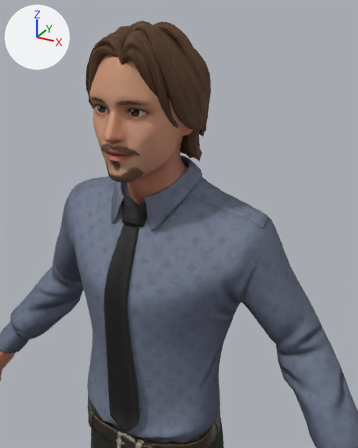
Two versions of the glTF model public/models/raymond.glb, one commit apart.
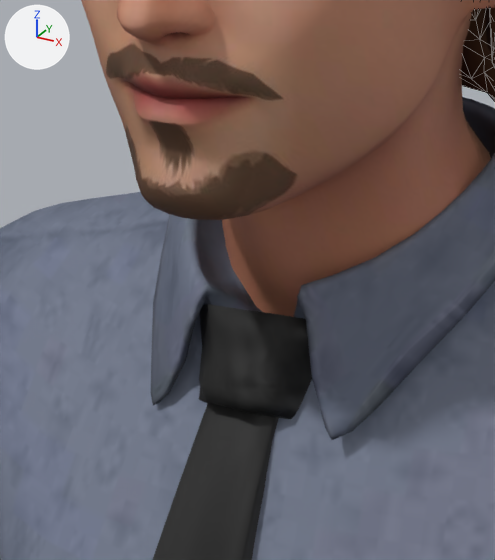
Each version appears first from a camera (50 mm lens) standing at (0.457, -0.741, 1.873) and looking at (0.1, -0.092, 1.548), and next in a close-up on the part from 22% to 52% of the width and 30% to 58% of the height. Arrows for +X, +Y and +Z are at upper left; the lights stay in place. The close-ups show mesh edges as thin lines. Vertices at the same position are counted once.

Names of what the first close-up shows: 'Wolf3D_Hair', 'Wolf3D_Head', 'Wolf3D_Outfit_Top'.
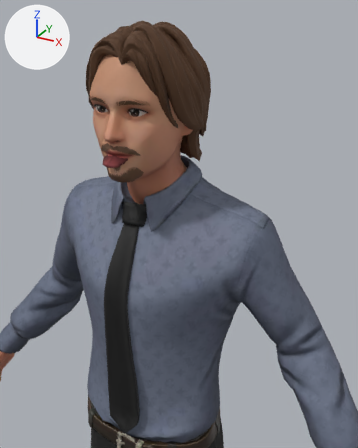
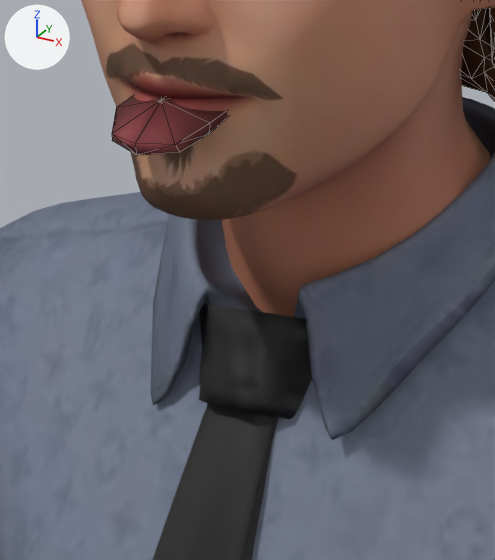
The newer file adds a shape key; the second version is drawn at full value of the shape key 'tongueOut' of 'Wolf3D_Teeth', and the change is written as the vertex moves it makes.

Boxes [x1, y1, x2, y2] around the edits, measured in the close-ups (495 x 560 px):
'Wolf3D_Teeth', reshaped (not visible before): after [112, 96, 228, 155]

Edits to the bpy script that builds the scene:
```text
Change me_wolf3d_teeth:
    used by ob_wolf3d_teeth; location = (0.0, 0.0, 0.0)
    remove me_wolf3d_teeth.from_pydata(...)  # 77 vertices, 100 faces; spans x -0.0283..0.0283, y -0.1186..-0.0512, z 1.6409..1.676
    add me_wolf3d_teeth.from_pydata(...)  # 77 vertices, 100 faces; spans x -0.0283..0.0283, y -0.14..-0.0768, z 1.6406..1.676
    me_wolf3d_teeth part 1: 17 of 77 vertices moved; they spanned x -0.0206..0.0206, y -0.103..-0.0512, z 1.6518..1.6626 and now span x -0.0206..0.0206, y -0.14..-0.0841, z 1.6406..1.6616; mean shift (0.0, -0.0373, -0.0065); largest move (0.0, -0.0807, 1.6623) -> (0.0, -0.1237, 1.6566)
```
